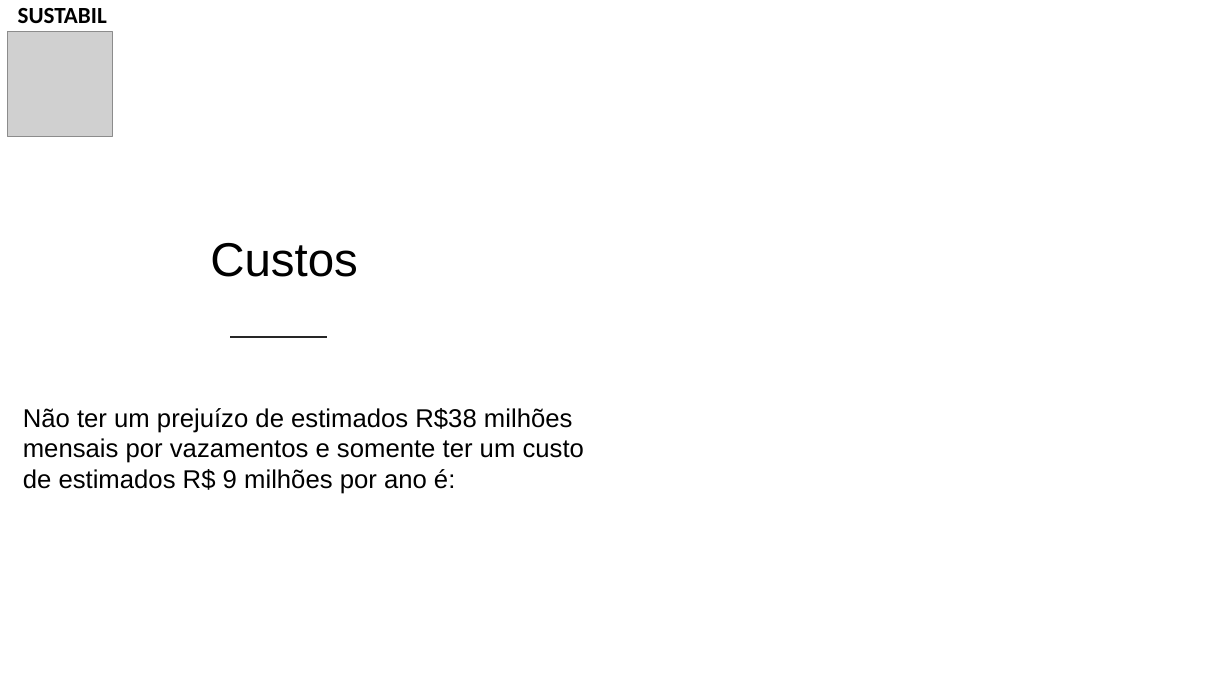
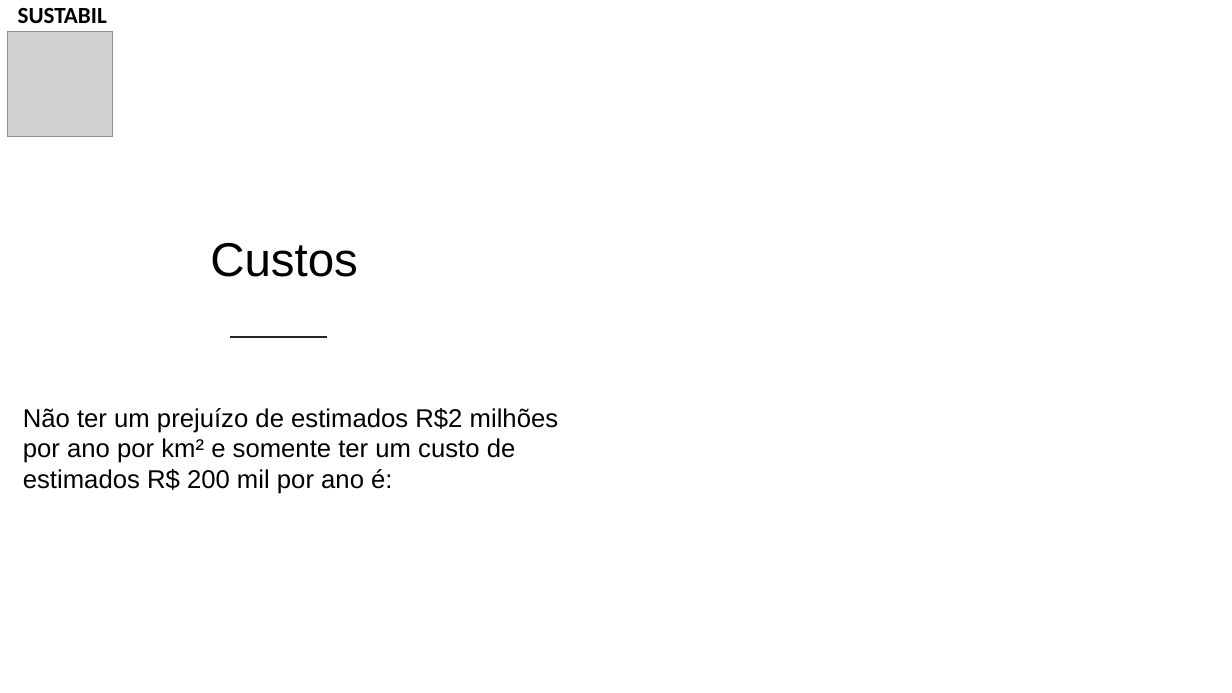
Before and after one commit to franklin-silva41/PROJETO-SENSOR-DE-UMIDADE, a slide deck: slide 13 of SUSTABIL - Apresentação real.pptx (slide 18 before the commit). Drawn at 1232x693 pixels with LibreOffice and Linux fonts; fonts in the diff are those of the drawing; grey boxes stand for pictures; background and template pictures are left out. Boxes give left, top, right and bottom in pixels: in the first picture for what was removed or moved away, otherwise in the second. Text is boxed around its words. In the diff, an @@ line names an element or a change of style, - is before the commit and + after.

```diff
--- a/SUSTABIL - Apresentação real.pptx
+++ b/SUSTABIL - Apresentação real.pptx
@@ text at bbox=[23, 408, 559, 494]: text changed @@
-Não ter um prejuízo de estimados R$38 milhões mensais por vazamentos e somente ter um custo de estimados R$ 9 milhões por ano é:
+Não ter um prejuízo de estimados R$2 milhões por ano por km² e somente ter um custo de estimados R$ 200 mil por ano é:
```
Also in this commit, not shown: 2 other slides changed, 1 slide removed, 1 other file.
